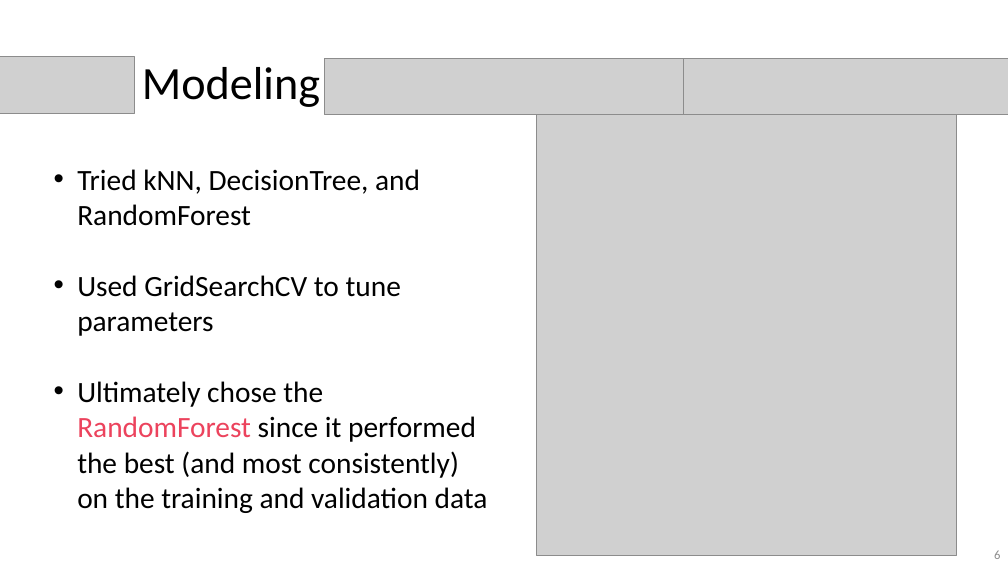
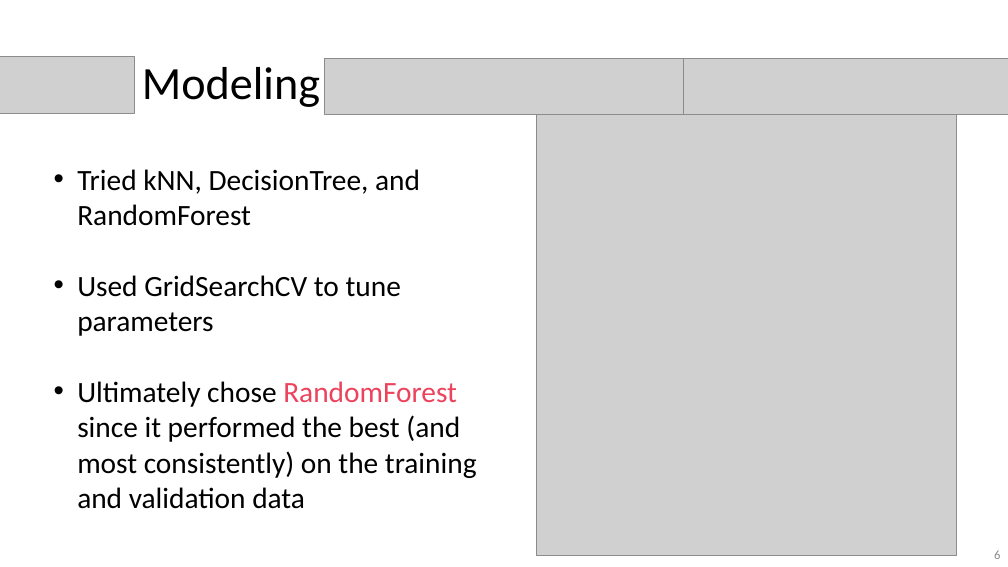
Before and after one commit to nkinnaird/GeneticVariantClassification, a slide deck: slide 6 of Presentation/GeneticVariantClassificationPres.pptx. Drawn at 1008x567 pixels with LibreOffice and Linux fonts; fonts in the diff are those of the drawing; grey boxes stand for pictures. Boxes give left, top, right and bottom in pixels: in the first picture for what was removed or moved away, otherwise in the second. Text is boxed around its words. In the diff, an @@ line names an element or a change of style, - is before the commit and + after.

```diff
--- a/Presentation/GeneticVariantClassificationPres.pptx
+++ b/Presentation/GeneticVariantClassificationPres.pptx
@@ text at (77,381,477,509): text changed @@
-• Ultimately chose the RandomForest since it performed the best (and most consistently) on the training and validation data
+• Ultimately chose RandomForest since it performed the best (and most consistently) on the training and validation data
```
Also in this commit, not shown: 8 other slides changed, 7 slides added, 6 slides removed, 1 other file.
